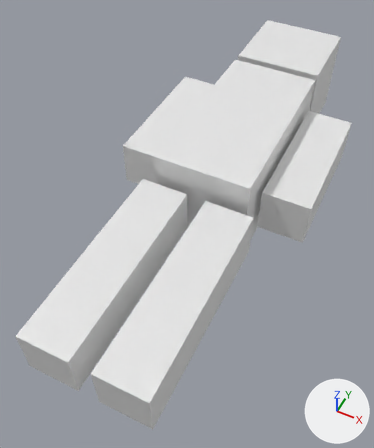
One commit to the COLLADA model dae/guy/guy.dae: the scene before it, then after it.
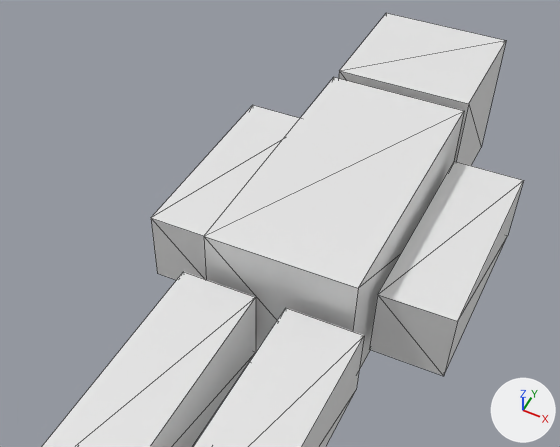
Each version appears first whole from a 50 mm camera at (1.51, -4.33, 3.85) aimed at (-0.16, -0.99, -0.33), and next in a close-up on the part from 8% to 100% of the width and 3% to 64% of the height. Arrows for +X, +Y and +Z are at lower right; the lights stay in place. The close-ups show mesh edges as thin lines. Where no turn or scale is listed for an object, it has been applied to the vertices.

The first close-up shows 'arm-1', 'arm-2', 'body', 'head', 'leg1', 'leg2'.
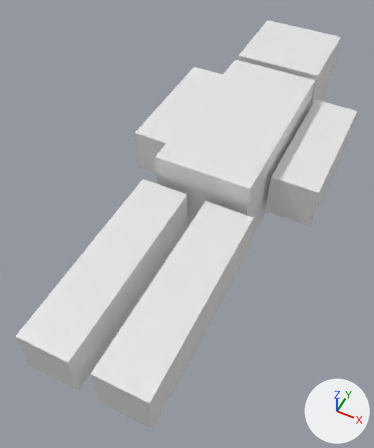
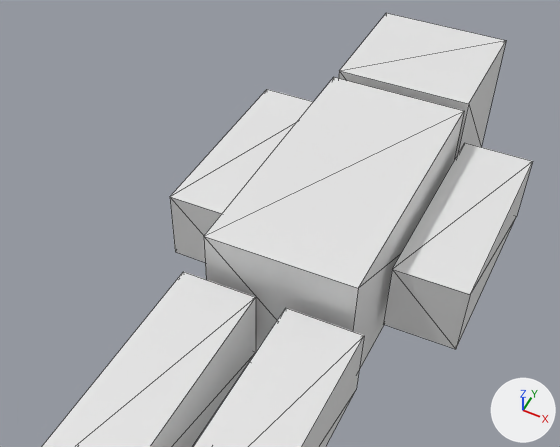
Where the change shows, as pixel boxes [x1, y1, x2, y2] in the close-ups (560 x 447 px):
'arm-1', moved
    before: [370, 161, 524, 376]
    after: [383, 143, 533, 349]
'arm-2', moved
    before: [151, 105, 300, 280]
    after: [170, 89, 313, 262]

Patch to the scene script:
```diff
--- a/dae/guy/guy.dae.py
+++ b/dae/guy/guy.dae.py
@@ me_cube_005 @@
 me_cube_005.from_pydata(...)  # 8 vertices, 12 faces; spans x -0.25..0.25, y -0.75..0.75, z -0.25..0.25
 # used by ob_arm_2; location = (-0.8, 0.0, 0.0)
+# me_cube_005 part 1: the whole mesh is moved by (0.0, -0.5, 0.0)
@@ me_cube_003 @@
 me_cube_003.from_pydata(...)  # 8 vertices, 12 faces; spans x -0.25..0.25, y -0.75..0.75, z -0.25..0.25
 # used by ob_arm_1; location = (0.8, 0.0, 0.0)
+# me_cube_003 part 2: the whole mesh is moved by (0.0, -0.5, 0.0)
@@ ob_arm_2 @@
 ob_arm_2 = bpy.data.objects.new('arm-2', me_cube_005)
-ob_arm_2.location = (-0.8, 0.0, 0.0)
+ob_arm_2.location = (-0.8, 0.75, 0.0)
@@ ob_arm_1 @@
 ob_arm_1 = bpy.data.objects.new('arm-1', me_cube_003)
-ob_arm_1.location = (0.8, 0.0, 0.0)
+ob_arm_1.location = (0.8, 0.75, 0.0)
```
